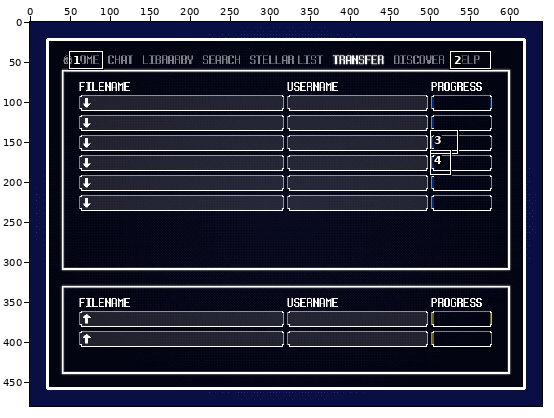
Pixel-art file: languages/zh_CN/assets/images/overworldObjects/foundry/napster.ase. Above, an overview of the earlier version with the close-up marked.
Close-up. Before:
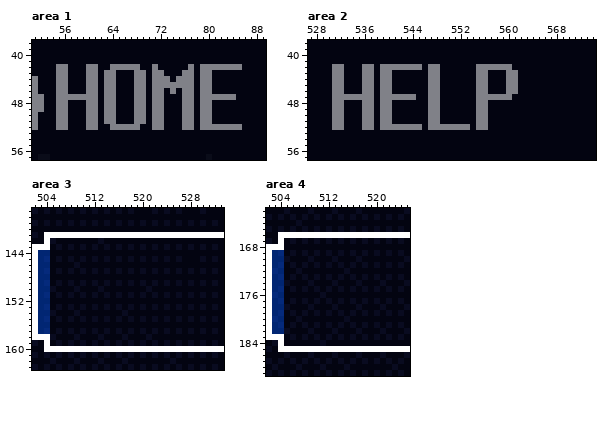
640x480 pixels, 1 frame. Colours within 5 levels of each other are drawn and written as one. Shown: area 1: x 51..89, y 38..57; area 2: x 527..574, y 38..57; area 3: x 502..533, y 137..163; area 4: x 502..525, y 162..189. The commit also changed other parts of the picture, which this record leaves out.
After:
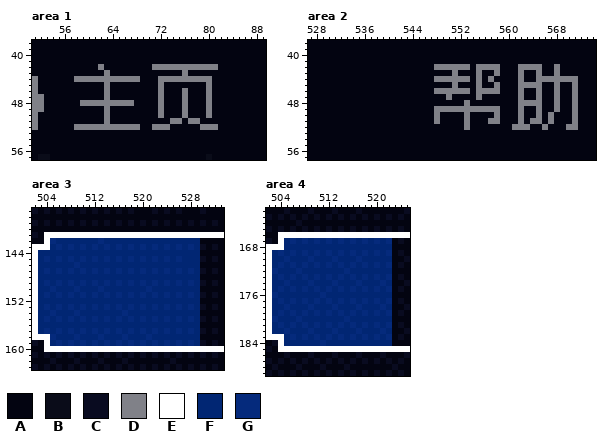
Palette (. is transparent): A #030411  B #0a0c19  C #090b20  D #808188  E #ffffff  F #012673  G #052a7c
The exact change:
Changed rows in their new state; - is an unchanged pixel.
Area 1, layer "Layer 3":
first column x 55:
42 AA---AAD-AAAAA---DDDDD-D---AAAA
43 AA---AA--A---AA-AA----A-AA-----
44 AA-DD--D--DDD-A-A--D---D-------
45 AA---AA--A---AA-A-AAAAA-A------
46 AA---AA--A---AA-A--A--A-A------
47 AAAAAAA--A---AA-A-----A-A-AAAA-
48 AA--D--D--DDDAA-A-----A-A------
49 AA---AA--A---AA-A-----A-A------
50 AA---AA--A---AA-A-----A-A------
51 AA---AA--A---AA-AA-DDA-DAA-----
52 AA-DD--DD---------D--AA----AAAA
Area 2, layer "Layer 3":
first column x 531:
42 AA---AA-AAAAAAA-A-DDDDD-----AA-DDDD--D---
43 AA---AA-AA------AA--D----A-D-AAD--D--D---
44 AA---AA-AA------A-DDDDD--AD--AAD--DDDDDDD
45 AA---AA-AA------AA--D----A-D-AADDDD--D--D
46 AA---AA-AA------A-DDDDD---DD-AAD--D--D--D
47 AAAAAAA-AAAAAA--AA-D-----AAAAA-D--D--D--D
48 AA---AA-AA------AA----D-AA-----DDDD--D--D
49 AA---AA-AA------A-DDDDDD--DD---D--D--D--D
50 AA---AA-AA------A-----D-AA-D---D--D-D---D
51 AA---AA-AA------A-----D-AADD---D-DD-D---D
52 AA---AA-AAAAAAA-AAAAAA--AA----DDD--D---DD
Area 3, layer "Layer 3":
first column x 505:
142 GFFFFFFFGFFFFFFFFFFFFFFFF
143 FGFGFGFGFGFGFGFGFGFGFGFGF
144 FFFFFFFFFFFFFFFFFFFFFFFFF
145 FGFGFGFGFGFGFGFGFGFGFGFFF
146 FFFFGFFFFFFFFFFFFFFFFFFFF
147 FGFGFGFGFGFGFGFGFGFGFGFGF
148 FFFFFFFFFFFFFFFFFFFFFFFFF
149 FGFGFGFGFGFGFGFGFGFGFGFGF
150 GFFFGFFFGFFFFFFFGFFFFFFFF
151 FGFGFGFGFGFGFGFGFGFGFGFGF
152 FFFFFFFFFFFFFFFFFFFFFFFFF
153 FGFGFGFGFGFGFGFGFGFGFGFGF
154 GFFFGFFFFFFFGFFFFFFFFFFFF
155 FGFGFGFGFGFGFGFGFGFGFGFGF
156 FFFFFFFFFFFFFFFFFFFFFFFFF
157 FGFGFGFGFGFGFGFGFGFGFGFGF
158 GFFFGFFFGFFFGFFFGFFFFFFFF
159 FGFGFGFGFGFGFGFGFGFGFGFGF
Area 4, layer "Layer 3":
first column x 505:
167 FGFGFGFGFGFGFGFGFG
168 FFFFFFFFFFFFFFFFFF
169 FGFGFGFGFGFGFGFGFG
170 GFFFGFFFGFFFGFFFFF
171 FGFGFGFGFGFGFGFGFG
172 FFGFFFFFFFGFFFFFFF
173 FGFGFGFGFGFGFGFGFG
174 GFFFGFFFGFFFGFFFGF
175 FGFGFGFGFGFGFGFGFG
176 FFFFFFGFFFFFFFFFFF
177 FGFGFGFGFGFGFGFGFG
178 GFFFGFFFGFFFGFFFGF
179 FGFGFGFGFGFGFGFGFG
180 FFGFFFFFFFGFFFFFFF
181 FGFGFGFGFGFGFGFGFG
182 GFFFGFFFGFFFGFFFGF
183 FGFGFGFGFGFGFGFGFG
184 FFFFFFGFFFFFFFFFFF
Pixel boxes of the changes (left, top, right, bottom) in both close-ups:
changed: (56, 64, 242, 130)
changed: (332, 64, 578, 130)
changed: (50, 238, 200, 346)
changed: (284, 238, 392, 346)
